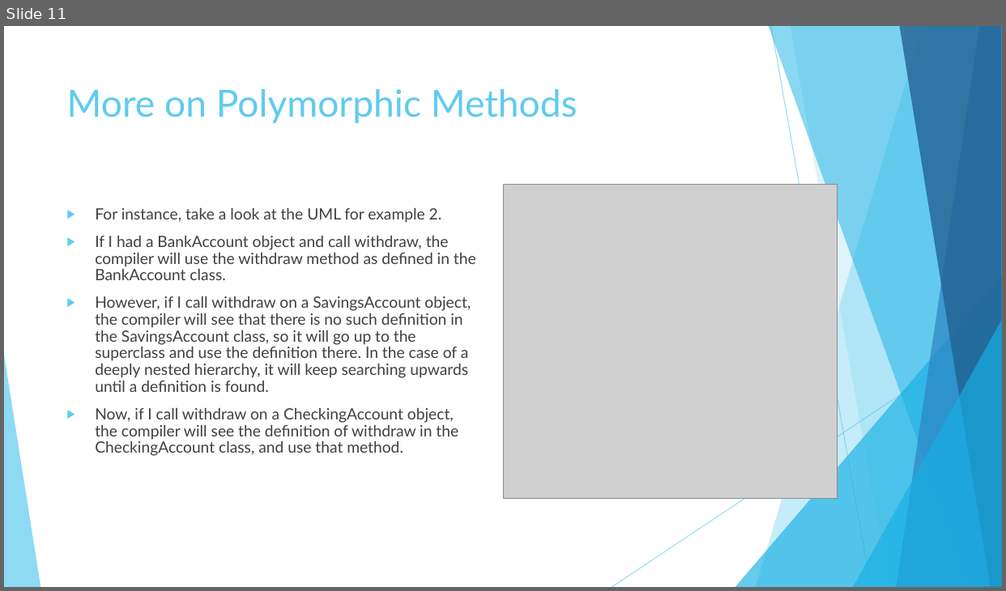
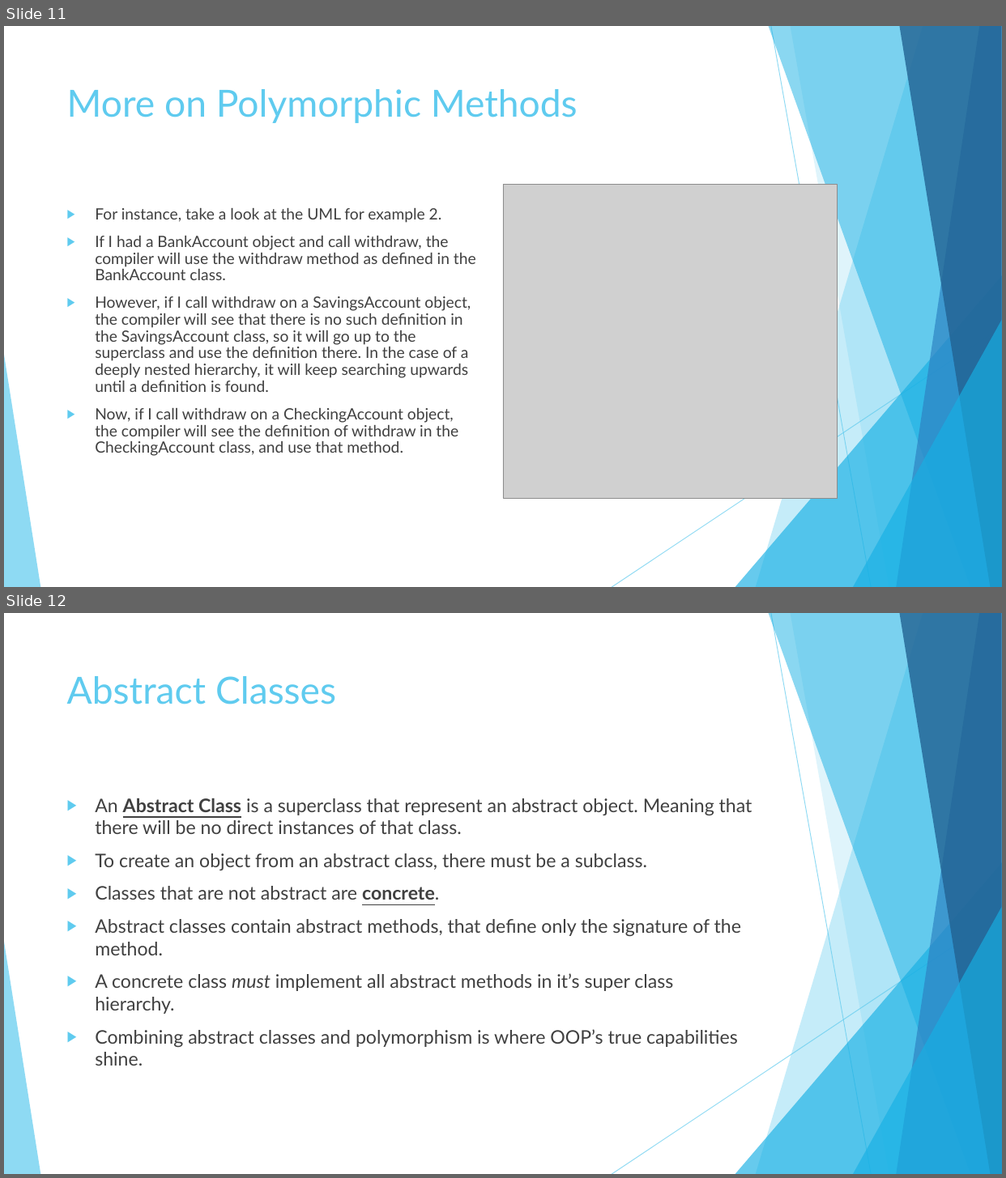
Before and after one commit to JoseRivas1998/Java-Game-Development-For-Absolute-Beginners, a slide deck: Slides/Lesson1.4.pptx. Shown one above the other, each under a label of ours: slide 11 before the commit, slides 11 and 12 after it. The pictures are 1006x591 and 1006x1178 pixels, drawn with LibreOffice and Linux fonts; fonts in the diff are those of the drawing; grey boxes stand for pictures. Boxes give left, top, right and bottom in pixels: in the first picture for what was removed or moved away, otherwise in the second. Text is boxed around its words. In the diff, an @@ line names an element or a change of style, - is before the commit and + after.

```diff
--- a/Slides/Lesson1.4.pptx
+++ b/Slides/Lesson1.4.pptx
@@ slide 12 added at [4,613,1002,1174], background #FFFFFF; not listed: 10 template elements that a slide beside it also shows @@
@@ title added at [67,676,336,705], 36 pt, text #5FCBEF @@
+Abstract Classes
@@ text added at [95,798,752,1066], 18 pt, text #404040 @@
+▶ An Abstract Class is a superclass that represent an abstract object. Meaning that there will be no direct instances of that class.
+▶ To create an object from an abstract class, there must be a subclass.
+▶ Classes that are not abstract are concrete.
+▶ Abstract classes contain abstract methods, that define only the signature of the method.
+▶ A concrete class must implement all abstract methods in it’s super class hierarchy.
+▶ Combining abstract classes and polymorphism is where OOP’s true capabilities shine.
```
Also in this commit, not shown: 3 other files.
